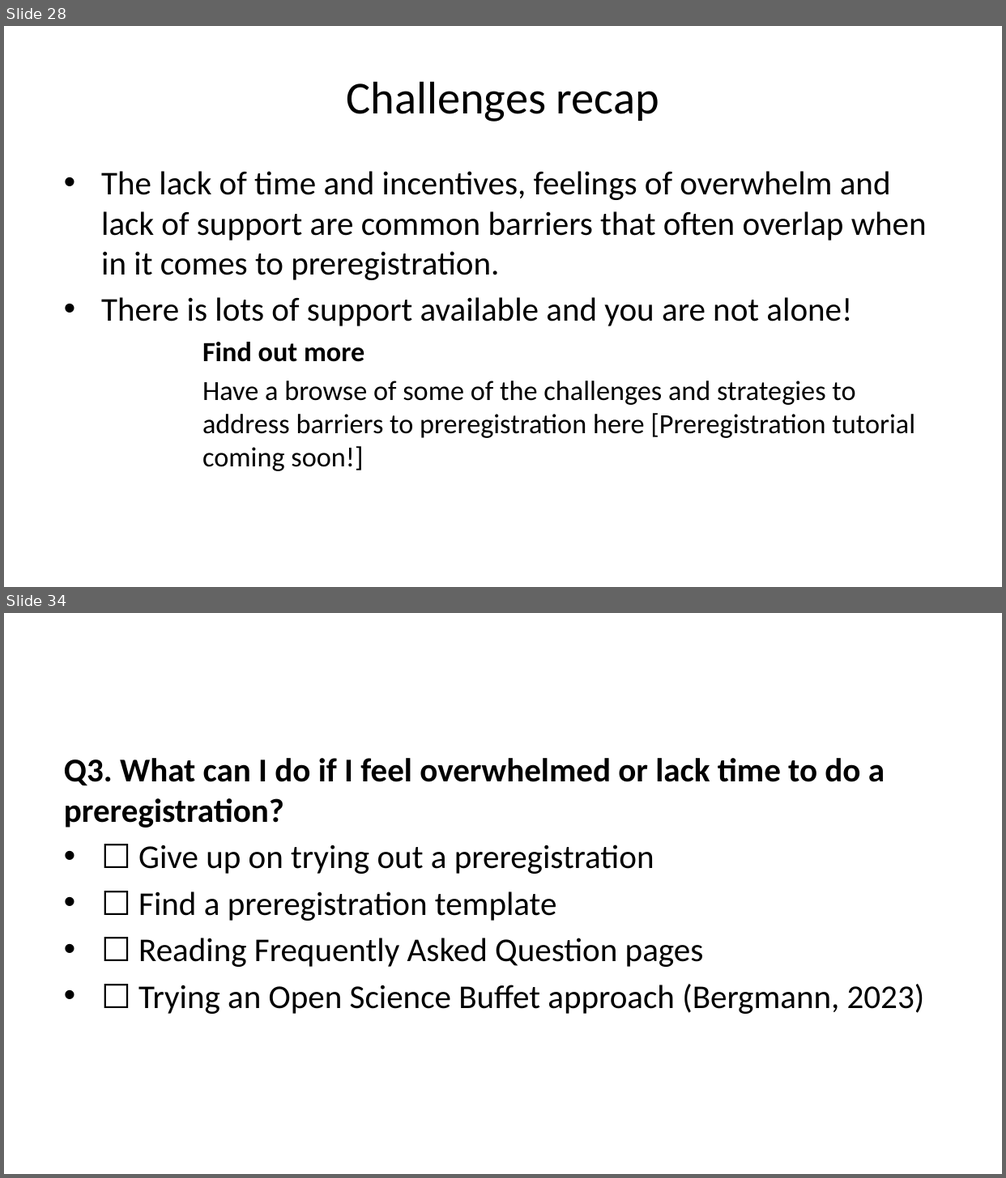
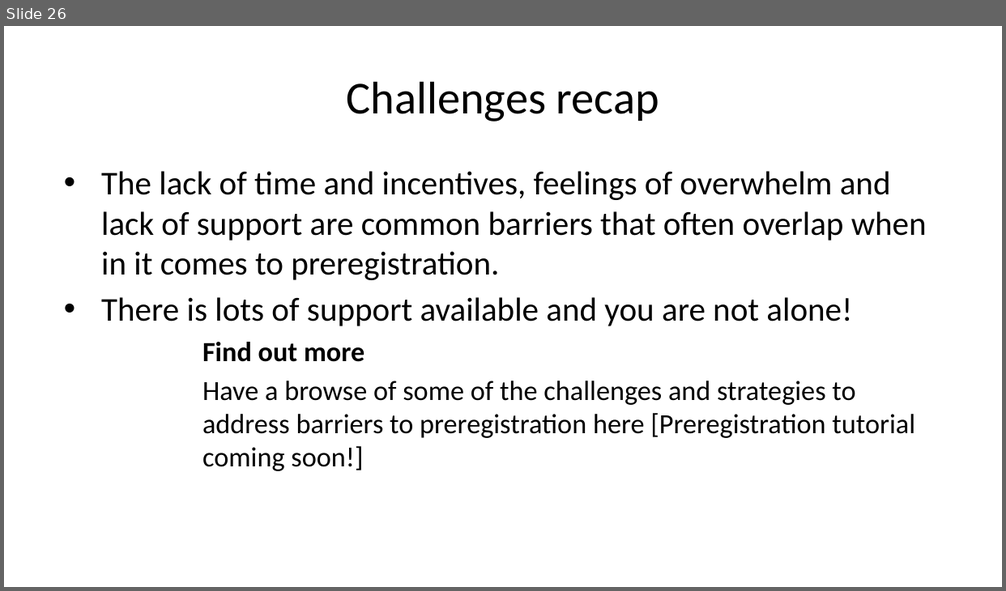
Before and after one commit to lmu-osc/teaching-material-for-novices, a slide deck: open-research-principles/preregistration-part-II/preregistration-part-II-slides.pptx. Shown one above the other, each under a label of ours: slides 28 and 34 before the commit, slide 26 after it; the slides between them are not shown. The pictures are 1006x1178 and 1006x591 pixels, drawn with LibreOffice and Linux fonts; fonts in the diff are those of the drawing. Boxes give left, top, right and bottom in pixels: in the first picture for what was removed or moved away, otherwise in the second. Text is boxed around its words. In the diff, an @@ line names an element or a change of style, - is before the commit and + after.

```diff
--- a/open-research-principles/preregistration-part-II/preregistration-part-II-slides.pptx
+++ b/open-research-principles/preregistration-part-II/preregistration-part-II-slides.pptx
@@ slide 34 removed at (4, 613, 1002, 1174), background #FFFFFF @@
@@ text removed at (64, 758, 925, 1014) @@
-Q3. What can I do if I feel overwhelmed or lack time to do a preregistration?
-• ☐ Give up on trying out a preregistration
-• ☐ Find a preregistration template
-• ☐ Reading Frequently Asked Question pages
-• ☐ Trying an Open Science Buffet approach (Bergmann, 2023)
@@ what was slide 28 is now slide 26 @@
```
Also in this commit, not shown: 5 slides changed, 5 other slides removed, 56 other files.
